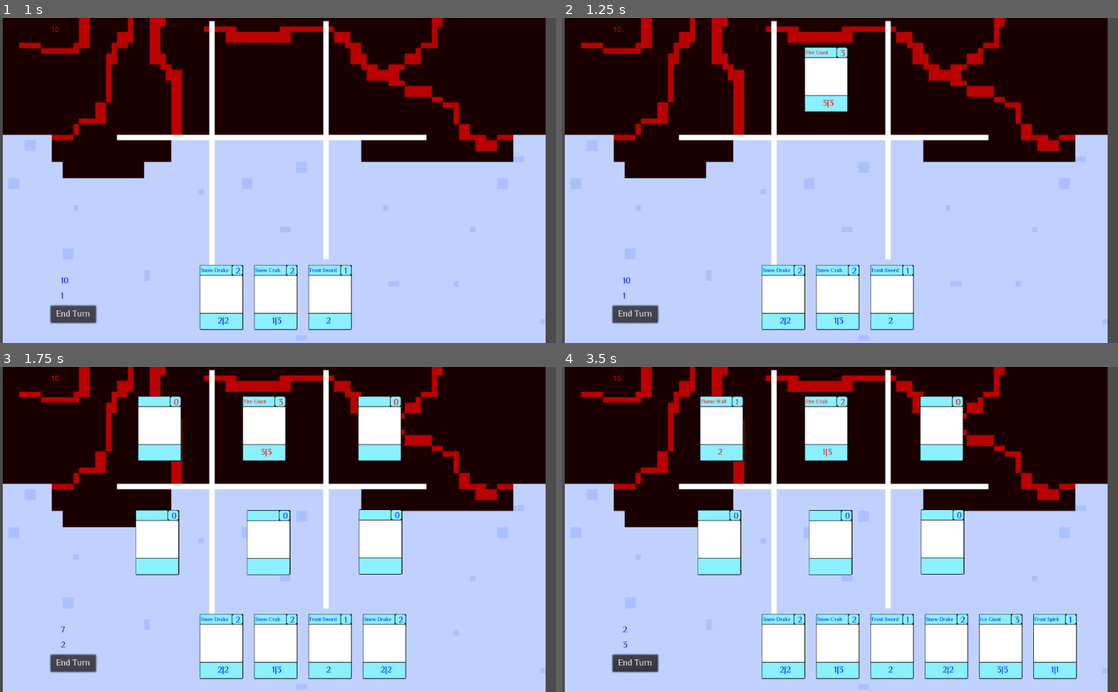
Above: before the commit, frames 1-4 (two rows, left to right).
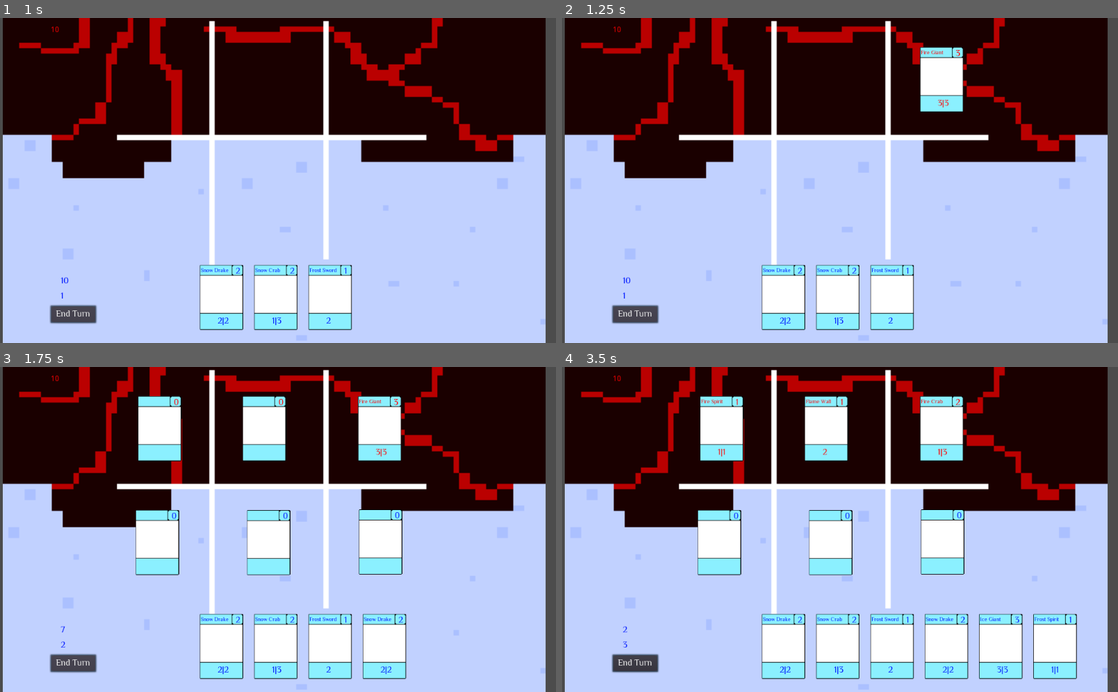
Above: after the commit, the same moments.

Repository: the-alex-g/Frost
Game: Godot game, scene res://Battlefield/Main.tscn
Same seed, same stepped clock (60 frames per second), same inputs: the game is played once before the commit and once after it.
Inputs (mouse positions are in pixels of both pictures, inside the frame that each line leads up to):
- Up to frame 1 (1 s): click "End Turn" at 0.5 s
- Up to frame 2 (1.25 s): no input
- Up to frame 3 (1.75 s): click "End Turn" at 1.25 s
- Up to frame 4 (3.5 s): click "End Turn" at 2 s; tap Enter at 2.75 s; move the mouse to (717, 542) at 2.77 s; click (717, 542) at 2.92 s

Frame 1 is identical in both runs. In frame 2, 3.1% of the frame differs, in the area x 43-73%, y 8-29%; in frame 3, 0.1%; in frame 4, 0.2%.

Commit message:
Improve enemy deployment

Diff:
--- a/Project/Battlefield/Battlefield.gd
+++ b/Project/Battlefield/Battlefield.gd
@@ -86,31 +86,26 @@
 
 func _on_Main_enemy_played(card):
 	randomize()
-	var choice = 1#int(round(rand_range(1,2)))
+	var choice = int(round(rand_range(1,2)))
+	var played1:bool = false
+	var played2:bool = false
+	var played3:bool = false
 	if choice == 1:
-		var played1 = c1p1(card)
-		var played2 = c1p2(card)
-		var played3 = c1p3(card)
-		if not played1 and not played2 and not played2:
-			var choice2 = int(round(rand_range(1,3)))
-			if choice2 == 1:
-				gen1(card)
-			elif choice2 == 2:
-				gen2(card)
-			elif choice2 == 3:
-				gen3(card)
-		elif not played1 and not played2:
-			var choice2 = int(round(rand_range(1,2)))
-			if choice2 == 1:
-				gen1(card)
-			elif choice2 == 2:
-				gen2(card)
-		elif not played2 and not played3:
-			var choice2 = int(round(rand_range(2,3)))
-			if choice2 == 2:
-				gen2(card)
-			elif choice2 == 3:
-				gen3(card)
+		played1 = c1p1(card)
+		played2 = c1p2(card)
+		played3 = c1p3(card)
+	elif choice == 2:
+		played1 = c2p1(card)
+		played2 = c2p2(card)
+		played3 = c2p3(card)
+	if not played1 and not played2 and not played3:
+		var choice2 = int(round(rand_range(1,3)))
+		if choice2 == 1:
+			gen1(card)
+		elif choice2 == 2:
+			gen2(card)
+		elif choice2 == 3:
+			gen3(card)
 
 func c1p1(card):
 	if card1.damage < card2.damage and card1.damage < card3.damage:
@@ -128,6 +123,27 @@
 
 func c1p3(card):
 	if card3.damage < card2.damage and card3.damage < card1.damage:
+		gen3(card)
+		return true
+	else:
+		return false
+
+func c2p1(card):
+	if card1.health < card2.health and card1.health < card3.health:
+		gen1(card)
+		return true
+	else:
+		return false
+
+func c2p2(card):
+	if card2.health < card1.health and card2.health < card3.health:
+		gen2(card)
+		return true
+	else:
+		return false
+
+func c2p3(card):
+	if card3.health < card2.health and card3.health < card1.health:
 		gen3(card)
 		return true
 	else:
--- a/Project/Enemy/Enemy.gd
+++ b/Project/Enemy/Enemy.gd
@@ -43,7 +43,6 @@
 			twocost.append(item)
 		elif item["cost"] == 3:
 			threecost.append(item)
-	print(str(mana))
 	if mana == 1:
 		if onecost.size() > 0:
 			play1()
